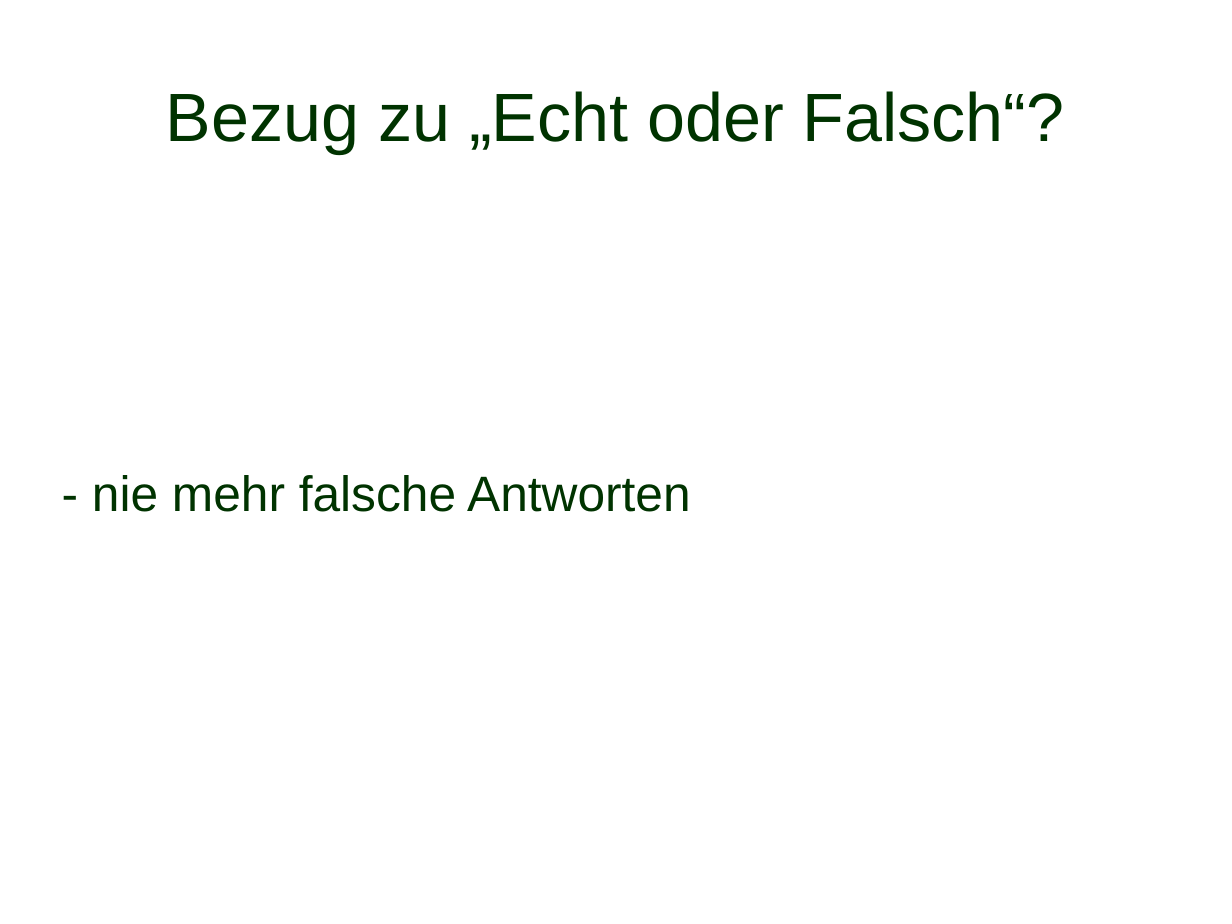
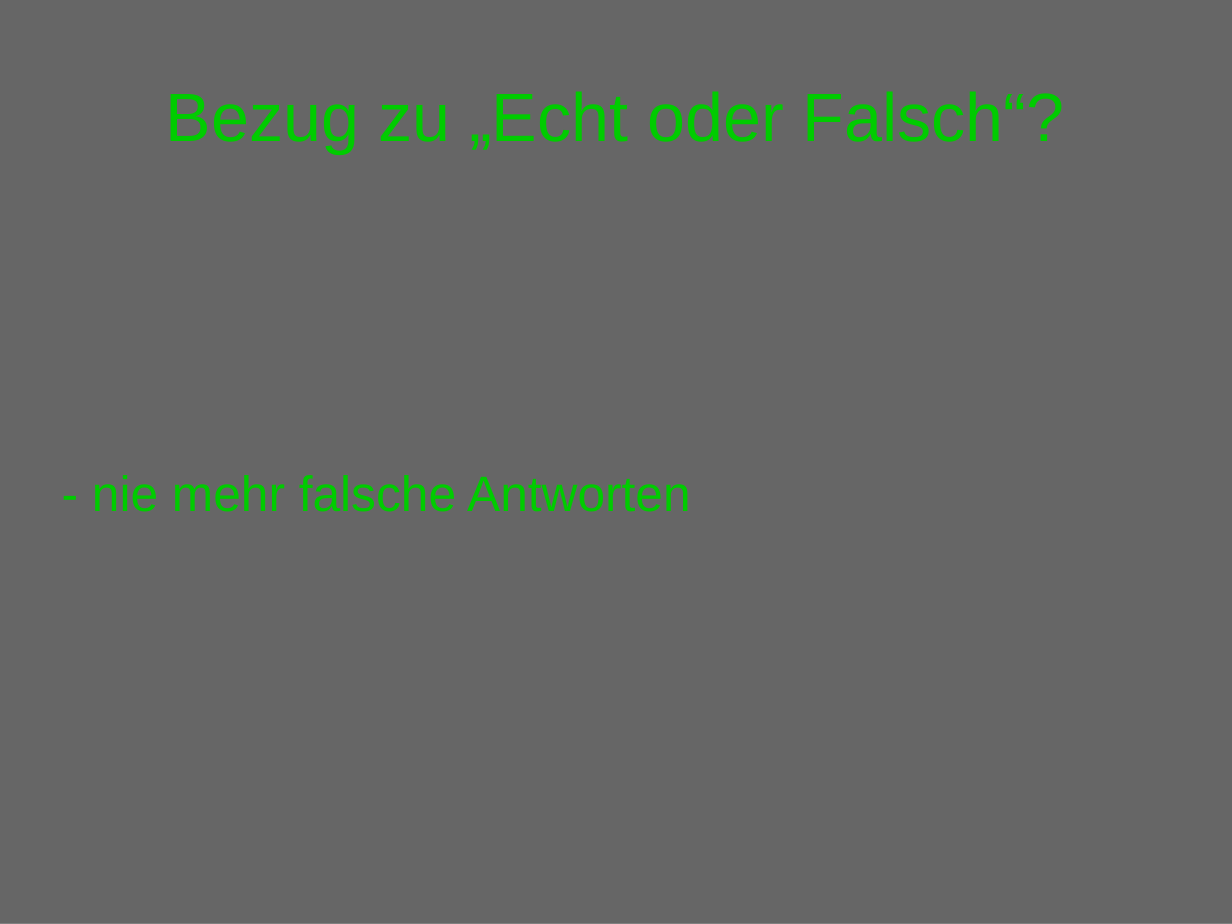
Before and after one commit to lo1c/InstantHelp, a slide deck: slide 5 of Präsentation/PräsentationEntwurf.odp (slide 3 before the commit). Drawn at 1232x924 pixels with LibreOffice and Linux fonts; fonts in the diff are those of the drawing; background and template pictures are left out. Boxes give left, top, right and bottom in pixels: in the first picture for what was removed or moved away, otherwise in the second. Text is boxed around its words. In the diff, an @@ line names an element or a change of style, - is before the commit and + after.

```diff
--- a/Präsentation/PräsentationEntwurf.odp
+++ b/Präsentation/PräsentationEntwurf.odp
@@ rectangle added at (x1=0, y1=0, x2=1232, y2=924), fill #666666, outline #808080 0 pt @@
@@ title removed at (x1=166, y1=91, x2=1065, y2=153) @@
-Bezug zu „Echt oder Falsch“?
@@ subtitle removed at (x1=92, y1=475, x2=690, y2=512) @@
-- nie mehr falsche Antworten
```
Also in this commit, not shown: 4 other slides changed, 3 slides added, 1 slide removed, 1 other file.
